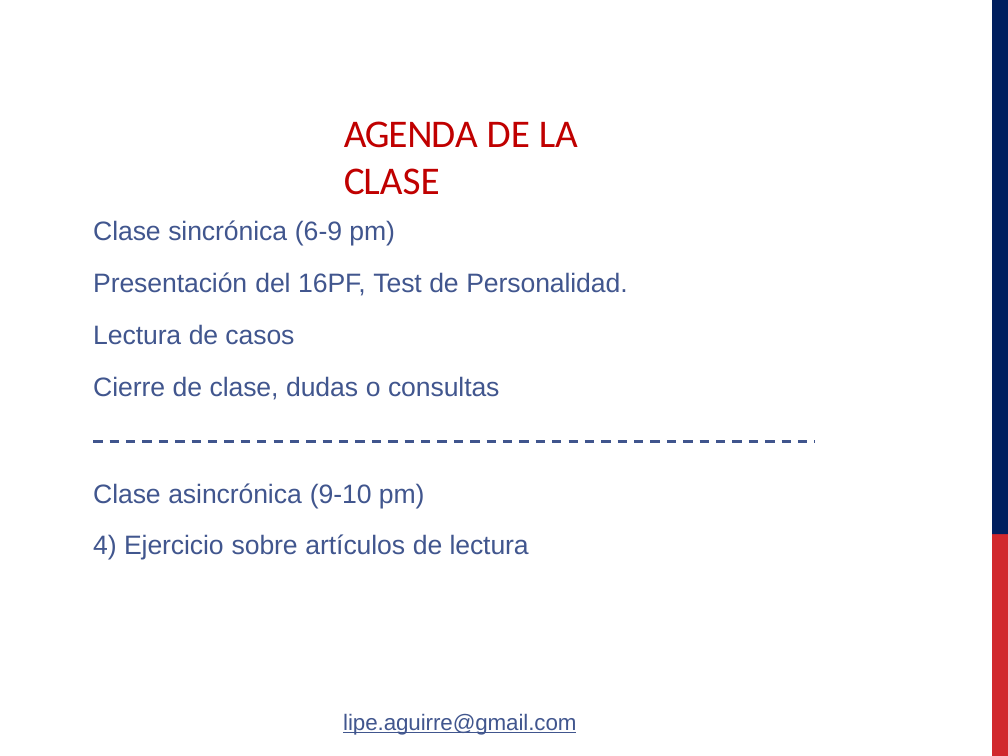
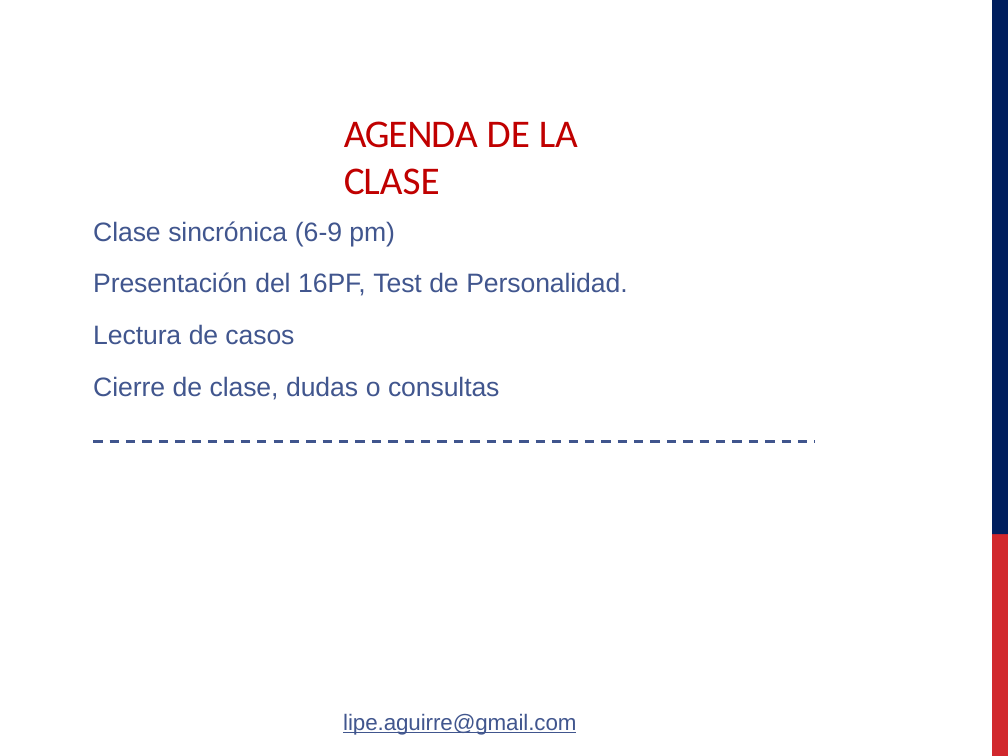
Before and after one commit to felipeaguirre66/FavaloroPerso, a slide deck: slide 2 of Clase 1/Powers/Aguirre - Psicologia de la Personalidad clase Practico 1° 16PF - Lectura de casos - Lic Sanchez Sanda.pptx. Drawn at 1008x756 pixels with LibreOffice and Linux fonts; fonts in the diff are those of the drawing; background and template pictures are left out. Boxes give left, top, right and bottom in pixels: in the first picture for what was removed or moved away, otherwise in the second. Text is boxed around its words. In the diff, an @@ line names an element or a change of style, - is before the commit and + after.

Commit message:
added clase 5

```diff
--- a/Clase 1/Powers/Aguirre - Psicologia de la Personalidad clase Practico 1° 16PF - Lectura de casos - Lic Sanchez Sanda.pptx
+++ b/Clase 1/Powers/Aguirre - Psicologia de la Personalidad clase Practico 1° 16PF - Lectura de casos - Lic Sanchez Sanda.pptx
@@ text at [93,483,529,560]: paragraphs removed @@
-Clase asincrónica (9-10 pm)
-4) Ejercicio sobre artículos de lectura
```
Also in this commit, not shown: 1 other slide changed, 2 slides added, 3 other files.
